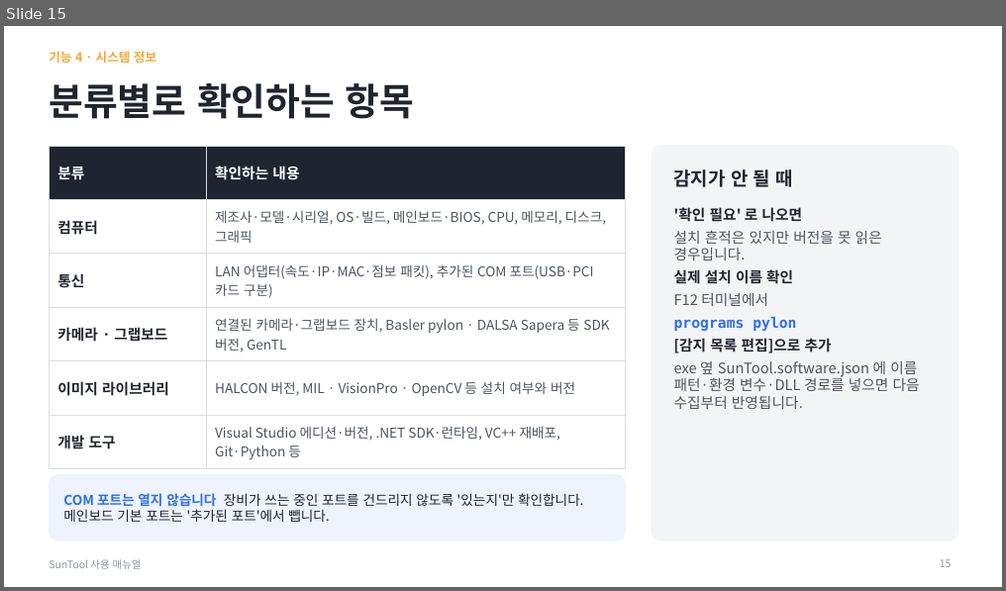
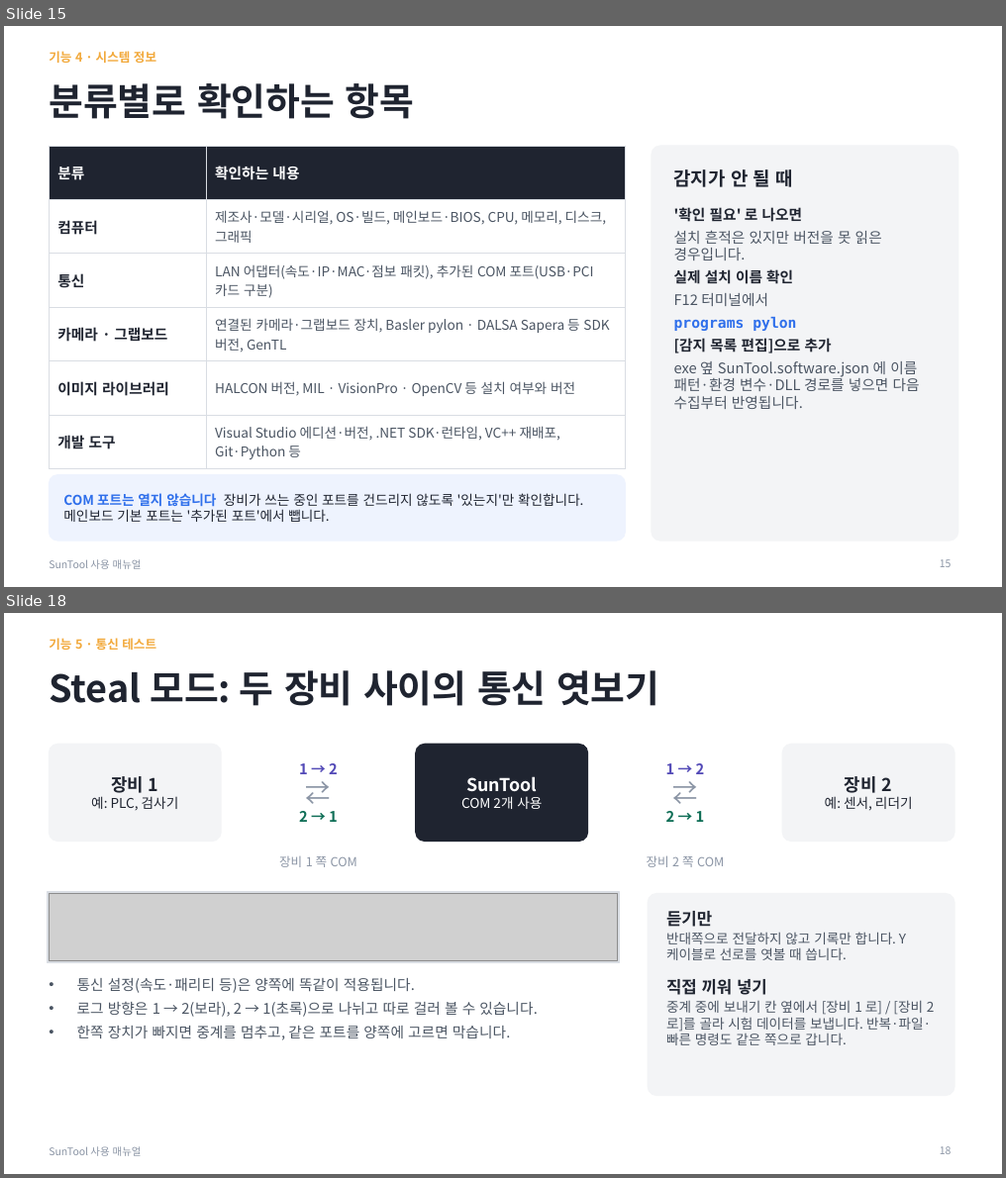
Before and after one commit to MiniSG/SunTool, a slide deck: docs/SunTool_사용매뉴얼.pptx. Shown one above the other, each under a label of ours: slide 15 before the commit, slides 15 and 18 after it; the slides between them are not shown. The pictures are 1006x591 and 1006x1178 pixels, drawn with LibreOffice and Linux fonts; fonts in the diff are those of the drawing; grey boxes stand for pictures. Boxes give left, top, right and bottom in pixels: in the first picture for what was removed or moved away, otherwise in the second. Text is boxed around its words. In the diff, an @@ line names an element or a change of style, - is before the commit and + after.

```diff
--- a/docs/SunTool_사용매뉴얼.pptx
+++ b/docs/SunTool_사용매뉴얼.pptx
@@ slide 18 added at (4,613,1002,1174), background #FFFFFF; not listed: 1 template element that a slide beside it also shows @@
@@ text added at (49,638,156,650), 12 pt, text #F2A93B, bold @@
+기능 5 · 통신 테스트
@@ title added at (49,670,659,706), 36 pt, text #1F2430, bold @@
+Steal 모드: 두 장비 사이의 통신 엿보기
@@ rounded rectangle added at (49,744,221,842), fill #F3F4F6, outline #F3F4F6 1 pt @@
@@ rounded rectangle added at (416,744,588,842), fill #1F2430, outline #1F2430 1 pt @@
@@ rounded rectangle added at (782,744,954,842), fill #F3F4F6, outline #F3F4F6 1 pt @@
@@ text added at (91,776,179,810), 13 pt, text #1F2430 @@
+장비 1
+예: PLC, 검사기
@@ text added at (299,763,338,822), 14 pt, text #534AB7, bold @@
+1 → 2
+⇄
+2 → 1
@@ text added at (461,776,542,809), 17 pt, text #FFFFFF, bold @@
+SunTool
+COM 2개 사용
@@ text added at (666,763,705,822), 14 pt, text #534AB7, bold @@
+1 → 2
+⇄
+2 → 1
@@ text added at (825,776,913,811), 13 pt, text #1F2430 @@
+장비 2
+예: 센서, 리더기
@@ text added at (279,857,357,867), 12 pt, text #8B95A5 @@
+장비 1 쪽 COM
@@ text added at (647,856,724,867), 12 pt, text #8B95A5 @@
+장비 2 쪽 COM
@@ rectangle added at (48,892,620,962), fill #D9DDE3, outline #D9DDE3 1 pt @@
@@ picture added at (49,894,618,961) @@
@@ rounded rectangle added at (648,894,954,1096), fill #F3F4F6, outline #F3F4F6 1 pt @@
@@ text added at (666,911,935,1046), 13 pt, text #4B5563 @@
+듣기만
+반대쪽으로 전달하지 않고 기록만 합니다. Y 케이블로 선로를 엿볼 때 씁니다.
+직접 끼워 넣기
+중계 중에 보내기 칸 옆에서 [장비 1 로] / [장비 2 로]를 골라 시험 데이터를 보냅니다. 반복·파일·빠른 명령도 같은 쪽으로 갑니다.
@@ text added at (77,978,538,1041), 14 pt, text #4B5563 @@
+• 통신 설정(속도·패리티 등)은 양쪽에 똑같이 적용됩니다.
+• 로그 방향은 1 → 2(보라), 2 → 1(초록)으로 나뉘고 따로 걸러 볼 수 있습니다.
+• 한쪽 장치가 빠지면 중계를 멈추고, 같은 포트를 양쪽에 고르면 막습니다.
@@ page number added at (940,1147,951,1155), 10 pt, text #8B95A5 @@
+18
```
Also in this commit, not shown: 12 slides changed, 2 other slides added, 29 other files.
